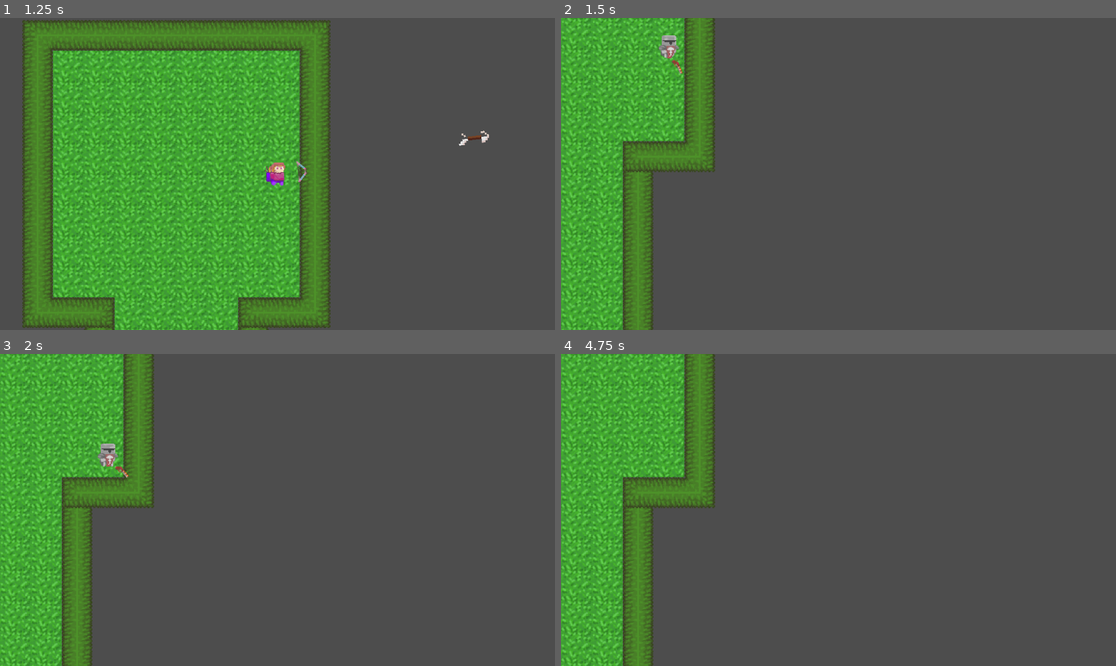
Above: before the commit, frames 1-4 (two rows, left to right).
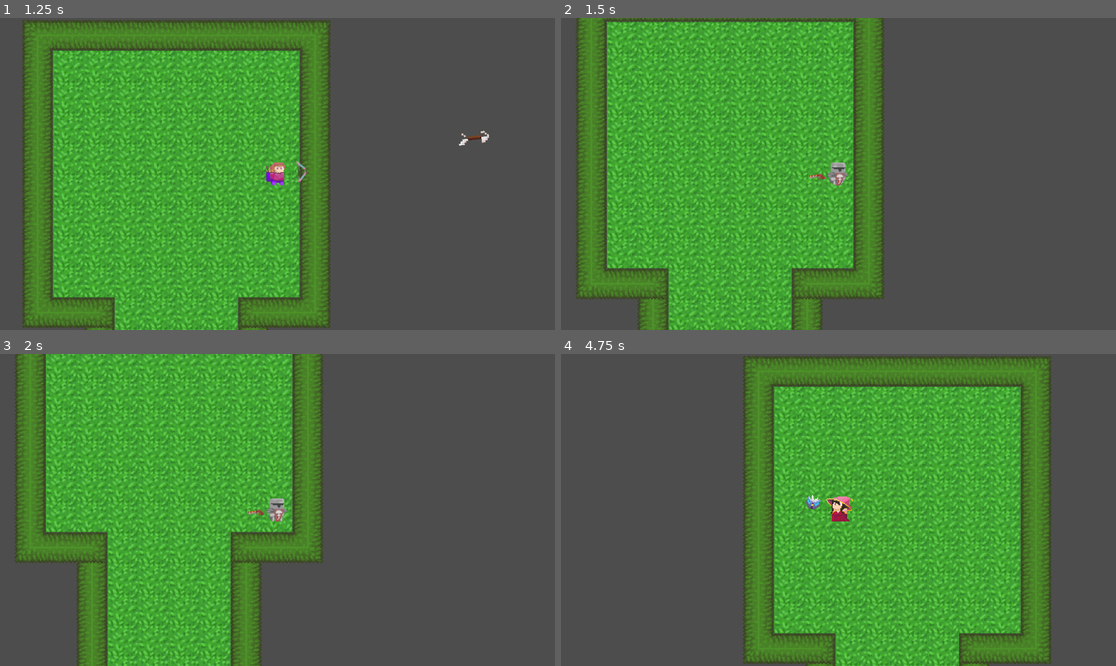
Above: after the commit, the same moments.

Repository: felixtjahyadi/halustudio
Game: Godot game, scene res://scenes/Map/Level/Level 2.tscn
Same seed, same stepped clock (60 frames per second), same inputs: the game is played once before the commit and once after it. This scene is started directly instead of the project's main scene. Sound files missing from this copy of the repository are replaced by a short silence.
Inputs (mouse positions are in pixels of both pictures, inside the frame that each line leads up to):
- Up to frame 1 (1.25 s): move the mouse to (399, 158) at 0.52 s; hold D (right) from 0.53 s (still down); click (399, 158) at 0.6 s
- Up to frame 2 (1.5 s): move the mouse to (727, 189) at 1.27 s; release D (right) at 1.28 s; hold S (down) from 1.28 s (still down); tap Q (swap) at 1.35 s
- Up to frame 3 (2 s): keep holding S (down)
- Up to frame 4 (4.75 s): move the mouse to (894, 441) at 2.02 s; release S (down) at 2.03 s; hold D (right) 2.03-2.78 s; tap Space (test) at 2.1, 4.35 s; tap Enter at 2.75 s; move the mouse to (810, 572) at 2.77 s; hold W (up) 2.78-3.53 s; click (810, 572) at 2.85 s; move the mouse to (1005, 556) at 3.52 s; hold A (left) from 3.53 s (still down); tap Q (swap) at 3.6 s; move the mouse to (672, 463) at 4.27 s

Frame 1 is identical in both runs. In frame 2, 50% of the frame differs, in the area x 0-59%, y 0-100%; in frame 3, 48%; in frame 4, 77%, in the area x 0-89%, y 0-100%.
Error before the commit: Cannot call method 'get_child_count' on a null value. (res://scripts/Map/RoomLogic.gd:44)

Commit message:
Spawner Hopefully Done

Diff:
--- a/scenes/Map/Level/Level 1.tscn
+++ b/scenes/Map/Level/Level 1.tscn
@@ -41,10 +41,16 @@
 position = Vector2(1472, 0)
 
 [node name="Marker2D" type="Marker2D" parent="Rooms/Room3/EnemyPosition" index="0"]
-position = Vector2(103, -188)
+position = Vector2(97, -188)
+
+[node name="Marker2D2" type="Marker2D" parent="Rooms/Room3/EnemyPosition" index="1"]
+position = Vector2(101, -87)
 
 [node name="PlayerDetector" parent="Rooms/Room3" index="3"]
-position = Vector2(5.5, 2.5)
+position = Vector2(-1, 2.5)
+
+[node name="CollisionShape2D" parent="Rooms/Room3/PlayerDetector" index="0"]
+position = Vector2(1, -3.5)
 
 [node name="Room2" parent="Rooms" instance=ExtResource("7_wn1tw")]
 position = Vector2(704, 0)
@@ -52,7 +58,7 @@
 [node name="Marker2D" type="Marker2D" parent="Rooms/Room2/EnemyPosition" index="0"]
 position = Vector2(113, 114)
 
-[node name="Position" type="Marker2D" parent="Rooms/Room2/EnemyPosition" index="1"]
+[node name="Marker2D2" type="Marker2D" parent="Rooms/Room2/EnemyPosition" index="1"]
 position = Vector2(-82, 112)
 
 [node name="PlayerDetector" parent="Rooms/Room2" index="3"]
@@ -61,6 +67,18 @@
 [node name="Room1" parent="Rooms" instance=ExtResource("8_y7tcb")]
 position = Vector2(1472, 896)
 
+[node name="Marker2D" type="Marker2D" parent="Rooms/Room1/EnemyPosition" index="0"]
+position = Vector2(-96, -206.5)
+
+[node name="Marker2D2" type="Marker2D" parent="Rooms/Room1/EnemyPosition" index="1"]
+position = Vector2(-50, -158.5)
+
+[node name="Marker2D3" type="Marker2D" parent="Rooms/Room1/EnemyPosition" index="2"]
+position = Vector2(43.5, -162)
+
+[node name="Marker2D4" type="Marker2D" parent="Rooms/Room1/EnemyPosition" index="3"]
+position = Vector2(84, -207.5)
+
 [node name="ThreeCharacters" parent="." instance=ExtResource("8_wp32q")]
 position = Vector2(-152, 148)
 character1 = ExtResource("9_q15d3")
@@ -68,3 +86,4 @@
 
 [editable path="Rooms/Room3"]
 [editable path="Rooms/Room2"]
+[editable path="Rooms/Room1"]
--- a/scenes/Map/Level/Level 2.tscn
+++ b/scenes/Map/Level/Level 2.tscn
@@ -51,17 +51,64 @@
 [node name="Room4" parent="Rooms" instance=ExtResource("4_0v20o")]
 position = Vector2(0, 768)
 
+[node name="Marker2D" type="Marker2D" parent="Rooms/Room4/EnemyPosition" index="0"]
+position = Vector2(-75, 102.5)
+
+[node name="Marker2D2" type="Marker2D" parent="Rooms/Room4/EnemyPosition" index="1"]
+position = Vector2(135.5, 166)
+
+[node name="Marker2D3" type="Marker2D" parent="Rooms/Room4/EnemyPosition" index="2"]
+position = Vector2(-31, -60)
+
 [node name="Room2" parent="Rooms" instance=ExtResource("5_wqm6t")]
 position = Vector2(-768, 768)
+
+[node name="Marker2D" type="Marker2D" parent="Rooms/Room2/EnemyPosition" index="0"]
+position = Vector2(-85.5, 79.5)
+
+[node name="Marker2D2" type="Marker2D" parent="Rooms/Room2/EnemyPosition" index="1"]
+position = Vector2(-140, -52.5)
+
+[node name="Marker2D3" type="Marker2D" parent="Rooms/Room2/EnemyPosition" index="2"]
+position = Vector2(-5, -107)
+
+[node name="CollisionShape2D" parent="Rooms/Room2/PlayerDetector" index="0"]
+position = Vector2(154.25, -0.75)
 
 [node name="Room3" parent="Rooms" instance=ExtResource("6_0ft3i")]
 position = Vector2(0, 1536)
 
+[node name="Marker2D" type="Marker2D" parent="Rooms/Room3/EnemyPosition" index="0"]
+
 [node name="Room5" parent="Rooms" instance=ExtResource("7_c5sno")]
 position = Vector2(816, 1536)
 
+[node name="Marker2D" type="Marker2D" parent="Rooms/Room5/EnemyPosition" index="0"]
+position = Vector2(141, -143)
+
+[node name="Marker2D2" type="Marker2D" parent="Rooms/Room5/EnemyPosition" index="1"]
+position = Vector2(-81, 99)
+
+[node name="Marker2D3" type="Marker2D" parent="Rooms/Room5/EnemyPosition" index="2"]
+position = Vector2(1, 218.5)
+
+[node name="CollisionShape2D" parent="Rooms/Room5/PlayerDetector" index="0"]
+position = Vector2(-45.5, -85.5)
+
 [node name="Room6" parent="Rooms" instance=ExtResource("8_caj7j")]
 position = Vector2(816, 768)
+
+[node name="Marker2D" type="Marker2D" parent="Rooms/Room6/EnemyPosition" index="0"]
+position = Vector2(-103.5, -131)
+
+[node name="Marker2D2" type="Marker2D" parent="Rooms/Room6/EnemyPosition" index="1"]
+position = Vector2(-103.5, 103.5)
+
+[node name="Marker2D3" type="Marker2D" parent="Rooms/Room6/EnemyPosition" index="2"]
+position = Vector2(-15.5, 53)
+
+[node name="Marker2D4" type="Marker2D" parent="Rooms/Room6/EnemyPosition" index="3"]
+position = Vector2(110.5, -49)
 
 [node name="RoomBoss" parent="Rooms" instance=ExtResource("9_1yxft")]
 position = Vector2(1680, 768)
@@ -71,3 +118,10 @@
 [node name="ThreeCharacters" parent="." instance=ExtResource("10_vm4bb")]
 character1 = ExtResource("11_203ud")
 character2 = ExtResource("12_4bjco")
+
+[editable path="Rooms/Room4"]
+[editable path="Rooms/Room2"]
+[editable path="Rooms/Room3"]
+[editable path="Rooms/Room5"]
+[editable path="Rooms/Room6"]
+[editable path="Rooms/RoomBoss"]
--- a/scenes/Map/Room/1/2-1.tscn
+++ b/scenes/Map/Room/1/2-1.tscn
@@ -7,7 +7,7 @@
 size = Vector2(352, 352)
 
 [sub_resource type="RectangleShape2D" id="RectangleShape2D_b2qf6"]
-size = Vector2(40, 88)
+size = Vector2(38.5, 183.5)
 
 [node name="Room1" type="Node2D"]
 script = ExtResource("1_rqesn")
@@ -32,3 +32,4 @@
 shape = SubResource("RectangleShape2D_b2qf6")
 
 [connection signal="body_entered" from="RoomArea" to="." method="_on_room_area_body_entered"]
+[connection signal="body_entered" from="PlayerDetector" to="." method="_on_player_detector_body_entered"]
--- a/scenes/Map/Room/1/3-0.tscn
+++ b/scenes/Map/Room/1/3-0.tscn
@@ -33,3 +33,4 @@
 shape = SubResource("RectangleShape2D_dsauk")
 
 [connection signal="body_entered" from="RoomArea" to="." method="_on_room_area_body_entered"]
+[connection signal="body_entered" from="PlayerDetector" to="." method="_on_player_detector_body_entered"]
--- a/scenes/Map/Room/2/1-01.tscn
+++ b/scenes/Map/Room/2/1-01.tscn
@@ -32,3 +32,4 @@
 shape = SubResource("RectangleShape2D_i32o6")
 
 [connection signal="body_entered" from="RoomArea" to="." method="_on_room_area_body_entered"]
+[connection signal="body_entered" from="PlayerDetector" to="." method="_on_player_detector_body_entered"]
--- a/scenes/Map/Room/2/3-03.tscn
+++ b/scenes/Map/Room/2/3-03.tscn
@@ -32,3 +32,4 @@
 shape = SubResource("RectangleShape2D_jfqku")
 
 [connection signal="body_entered" from="RoomArea" to="." method="_on_room_area_body_entered"]
+[connection signal="body_entered" from="PlayerDetector" to="." method="_on_player_detector_body_entered"]
--- a/scenes/Map/Room/3/2-123.tscn
+++ b/scenes/Map/Room/3/2-123.tscn
@@ -41,3 +41,4 @@
 shape = SubResource("RectangleShape2D_5nyta")
 
 [connection signal="body_entered" from="RoomArea" to="." method="_on_room_area_body_entered"]
+[connection signal="body_entered" from="PlayerDetector" to="." method="_on_player_detector_body_entered"]
--- a/scenes/Map/Room/3/3-123.tscn
+++ b/scenes/Map/Room/3/3-123.tscn
@@ -7,7 +7,7 @@
 size = Vector2(352, 480)
 
 [sub_resource type="RectangleShape2D" id="RectangleShape2D_xkiri"]
-size = Vector2(47, 163)
+size = Vector2(330, 140)
 
 [node name="Room3" type="Node2D"]
 script = ExtResource("1_h8vtr")
@@ -28,11 +28,8 @@
 position = Vector2(3, 1)
 
 [node name="CollisionShape2D" type="CollisionShape2D" parent="PlayerDetector"]
-position = Vector2(-150.5, 1.5)
-shape = SubResource("RectangleShape2D_xkiri")
-
-[node name="CollisionShape2D2" type="CollisionShape2D" parent="PlayerDetector"]
-position = Vector2(136, -2)
+position = Vector2(-4, -4)
 shape = SubResource("RectangleShape2D_xkiri")
 
 [connection signal="body_entered" from="RoomArea" to="." method="_on_room_area_body_entered"]
+[connection signal="body_entered" from="PlayerDetector" to="." method="_on_player_detector_body_entered"]
--- a/scenes/Map/Room/4/3-0123.tscn
+++ b/scenes/Map/Room/4/3-0123.tscn
@@ -46,3 +46,4 @@
 shape = SubResource("RectangleShape2D_dschn")
 
 [connection signal="body_entered" from="RoomArea" to="." method="_on_room_area_body_entered"]
+[connection signal="body_entered" from="PlayerDetector" to="." method="_on_player_detector_body_entered"]
--- a/scenes/Map/Room/boss/3.tscn
+++ b/scenes/Map/Room/boss/3.tscn
@@ -32,3 +32,4 @@
 shape = SubResource("RectangleShape2D_e0tnv")
 
 [connection signal="body_entered" from="RoomArea" to="." method="_on_room_area_body_entered"]
+[connection signal="body_entered" from="PlayerDetector" to="." method="_on_player_detector_body_entered"]
--- a/scenes/Map/Room/transition/TransitionH.tscn
+++ b/scenes/Map/Room/transition/TransitionH.tscn
@@ -1,10 +1,13 @@
-[gd_scene load_steps=4 format=3 uid="uid://c3h8kyqjwwqi1"]
+[gd_scene load_steps=5 format=3 uid="uid://c3h8kyqjwwqi1"]
 
 [ext_resource type="Script" path="res://scripts/Map/RoomLogic.gd" id="1_5rtes"]
 [ext_resource type="PackedScene" uid="uid://drssvftnrptff" path="res://scenes/Map/Room/RoomTileMap.tscn" id="2_44eeu"]
 
 [sub_resource type="RectangleShape2D" id="RectangleShape2D_5f6xw"]
 size = Vector2(288, 128)
+
+[sub_resource type="RectangleShape2D" id="RectangleShape2D_8sglt"]
+size = Vector2(47, 163)
 
 [node name="TransitionH" type="Node2D"]
 script = ExtResource("1_5rtes")
@@ -17,4 +20,20 @@
 [node name="CollisionShape2D" type="CollisionShape2D" parent="RoomArea"]
 shape = SubResource("RectangleShape2D_5f6xw")
 
+[node name="EnemyPosition" type="Node2D" parent="."]
+unique_name_in_owner = true
+
+[node name="PlayerDetector" type="Area2D" parent="."]
+position = Vector2(3, 1)
+
+[node name="CollisionShape2D" type="CollisionShape2D" parent="PlayerDetector"]
+position = Vector2(-150.5, 1.5)
+shape = SubResource("RectangleShape2D_8sglt")
+disabled = true
+
+[node name="CollisionShape2D2" type="CollisionShape2D" parent="PlayerDetector"]
+position = Vector2(136, -2)
+shape = SubResource("RectangleShape2D_8sglt")
+disabled = true
+
 [connection signal="body_entered" from="RoomArea" to="." method="_on_room_area_body_entered"]
--- a/scenes/Map/Room/transition/TransitionV.tscn
+++ b/scenes/Map/Room/transition/TransitionV.tscn
@@ -1,10 +1,13 @@
-[gd_scene load_steps=4 format=3 uid="uid://cpolnt1n00ra"]
+[gd_scene load_steps=5 format=3 uid="uid://cpolnt1n00ra"]
 
 [ext_resource type="Script" path="res://scripts/Map/RoomLogic.gd" id="1_t7mnq"]
 [ext_resource type="PackedScene" uid="uid://drssvftnrptff" path="res://scenes/Map/Room/RoomTileMap.tscn" id="2_13df1"]
 
 [sub_resource type="RectangleShape2D" id="RectangleShape2D_5f6xw"]
 size = Vector2(128, 288)
+
+[sub_resource type="RectangleShape2D" id="RectangleShape2D_p86dy"]
+size = Vector2(47, 163)
 
 [node name="TransitionV" type="Node2D"]
 script = ExtResource("1_t7mnq")
@@ -17,4 +20,22 @@
 [node name="CollisionShape2D" type="CollisionShape2D" parent="RoomArea"]
 shape = SubResource("RectangleShape2D_5f6xw")
 
+[node name="EnemyPosition" type="Node2D" parent="."]
+unique_name_in_owner = true
+
+[node name="PlayerDetector" type="Area2D" parent="."]
+position = Vector2(3, 1)
+
+[node name="CollisionShape2D" type="CollisionShape2D" parent="PlayerDetector"]
+position = Vector2(-4, -147)
+rotation = 1.5708
+shape = SubResource("RectangleShape2D_p86dy")
+disabled = true
+
+[node name="CollisionShape2D2" type="CollisionShape2D" parent="PlayerDetector"]
+position = Vector2(-5, 144)
+rotation = 1.5708
+shape = SubResource("RectangleShape2D_p86dy")
+disabled = true
+
 [connection signal="body_entered" from="RoomArea" to="." method="_on_room_area_body_entered"]
--- a/scenes/Player/Morin.tscn
+++ b/scenes/Player/Morin.tscn
@@ -305,7 +305,6 @@
 texture_filter = 1
 sprite_frames = SubResource("SpriteFrames_vi1dm")
 animation = &"idle_left"
-frame = 1
 
 [node name="CollisionShape2D" type="CollisionShape2D" parent="."]
 shape = SubResource("CapsuleShape2D_xfye0")
@@ -358,6 +357,8 @@
 position = Vector2(0.666667, 3.66667)
 shape = SubResource("CircleShape2D_aihvg")
 
+[node name="Camera2D" type="Camera2D" parent="."]
+
 [connection signal="area_entered" from="Grab" to="." method="_on_grab_area_entered"]
 [connection signal="area_entered" from="Collect" to="." method="_on_collect_area_entered"]
 
--- a/scenes/Player/Reina.tscn
+++ b/scenes/Player/Reina.tscn
@@ -356,6 +356,8 @@
 position = Vector2(0.666667, 3.66667)
 shape = SubResource("CircleShape2D_5rpj2")
 
+[node name="Camera2D" type="Camera2D" parent="."]
+
 [connection signal="area_entered" from="Grab" to="." method="_on_grab_area_entered"]
 [connection signal="area_entered" from="Collect" to="." method="_on_collect_area_entered"]
 
--- a/scripts/Map/RoomLogic.gd
+++ b/scripts/Map/RoomLogic.gd
@@ -41,11 +41,12 @@
 var num_enemies: int
 
 func _ready():
-	num_enemies = enemy_positions_container.get_child_count()
-
 	_isRoomNotExplored = false if skippable else true
 	_updateRoomTexture()
 	toggleDoor()
+
+	num_enemies = enemy_positions_container.get_child_count()
+	#num_enemies = 0
 
 	if skippable and lastRoom:
 		showPortal()
@@ -99,7 +100,6 @@
 	if body.is_in_group("player"):
 		startRoom()
 
-
 func _on_player_detector_body_entered(_body: CharacterBody2D):
 	player_detector.queue_free()
 	if num_enemies > 0:
